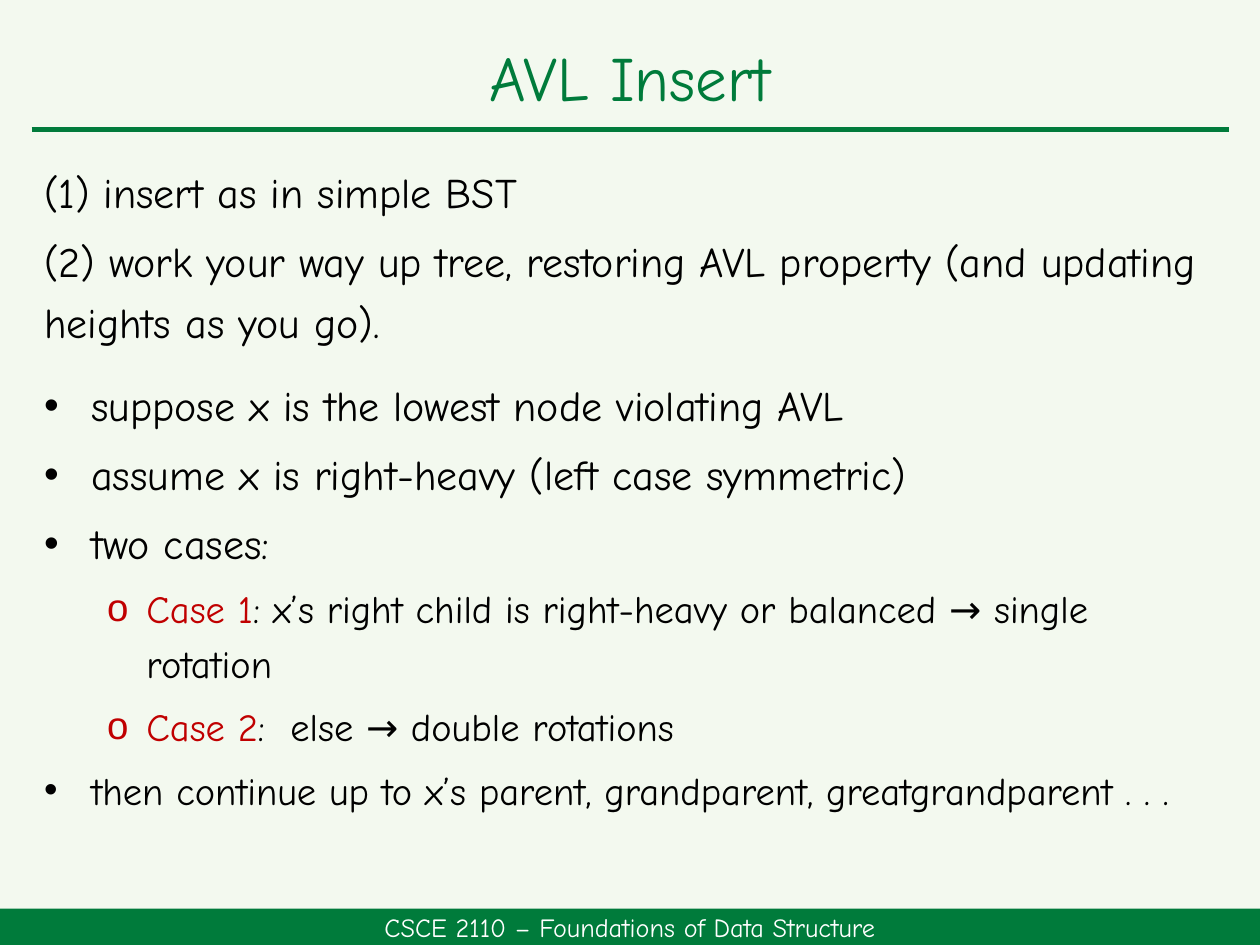
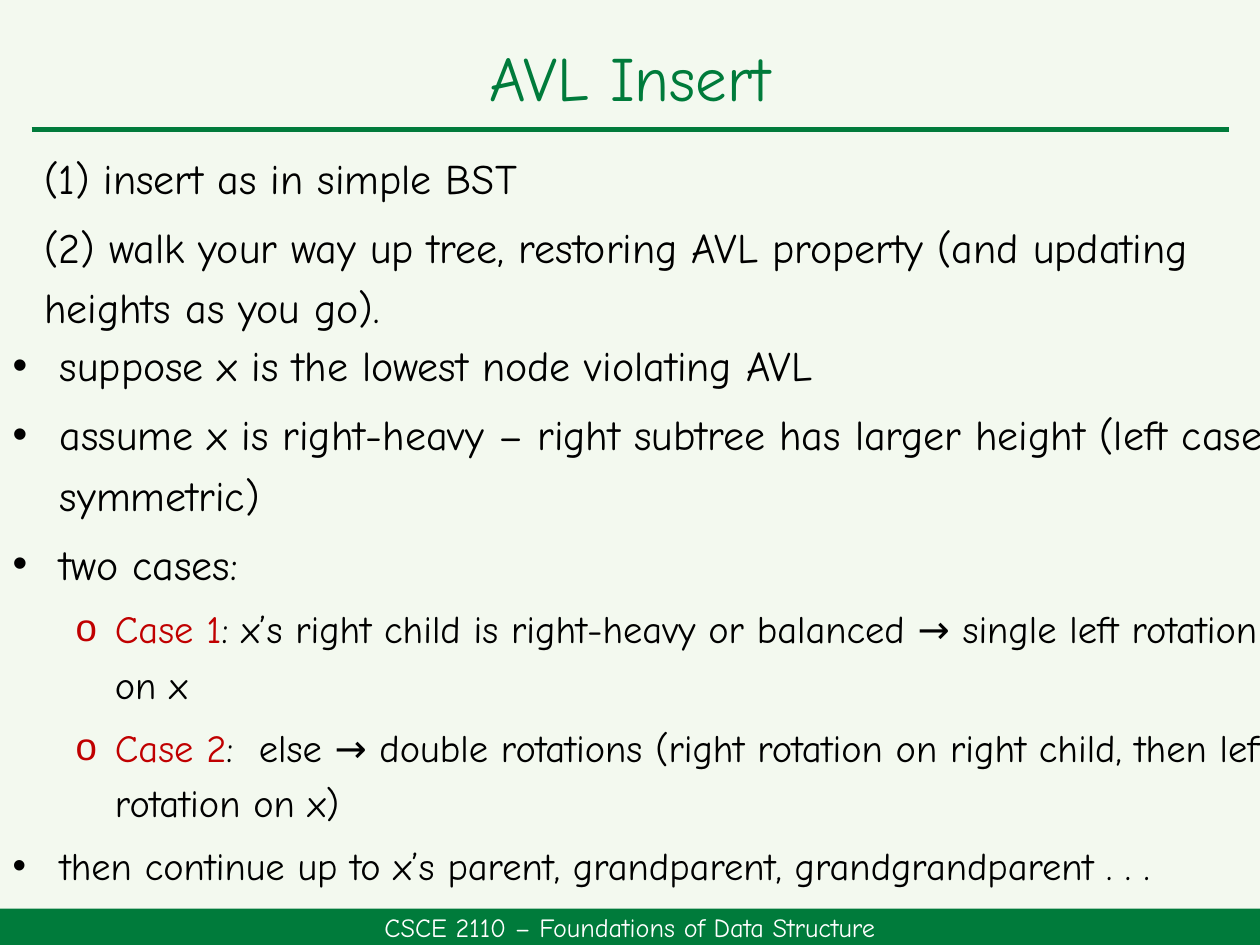
Before and after one commit to HengFan2010/hengfan2010.github.io, a slide deck: slide 58 of teaching/25F-2110/slides/2110-topic 5-Tree.pptx. Drawn at 1260x945 pixels with LibreOffice and Linux fonts; fonts in the diff are those of the drawing. Boxes give left, top, right and bottom in pixels: in the first picture for what was removed or moved away, otherwise in the second. Text is boxed around its words. In the diff, an @@ line names an element or a change of style, - is before the commit and + after.

```diff
--- a/teaching/25F-2110/slides/2110-topic 5-Tree.pptx
+++ b/teaching/25F-2110/slides/2110-topic 5-Tree.pptx
@@ text "(1) insert as in simple ..." moved from (x1=44, y1=175, x2=1196, y2=347) to (x1=44, y1=161, x2=1188, y2=332) @@
@@ text at (x1=44, y1=230, x2=1188, y2=332): text changed @@
-(2) work your way up tree, restoring AVL property (and updating heights as you go).
+(2) walk your way up tree, restoring AVL property (and updating heights as you go).
@@ text "suppose x is the lowest ..." moved from (x1=91, y1=392, x2=1112, y2=813) to (x1=60, y1=352, x2=1260, y2=888) @@
@@ text at (x1=60, y1=417, x2=1260, y2=520): text changed @@
-• assume x is right-heavy (left case symmetric)
+• assume x is right-heavy – right subtree has larger height (left case symmetric)
@@ text at (x1=60, y1=615, x2=1260, y2=888): text changed @@
-  o Case 1: x’s right child is right-heavy or balanced → single rotation
-  o Case 2: else → double rotations
-• then continue up to x’s parent, grandparent, greatgrandparent . . .
+  o Case 1: x’s right child is right-heavy or balanced → single left rotation on x
+  o Case 2: else → double rotations (right rotation on right child, then left rotation on x)
+• then continue up to x’s parent, grandparent, grandgrandparent . . .
```
Also in this commit, not shown: 1 other slide changed, 4 other files.
